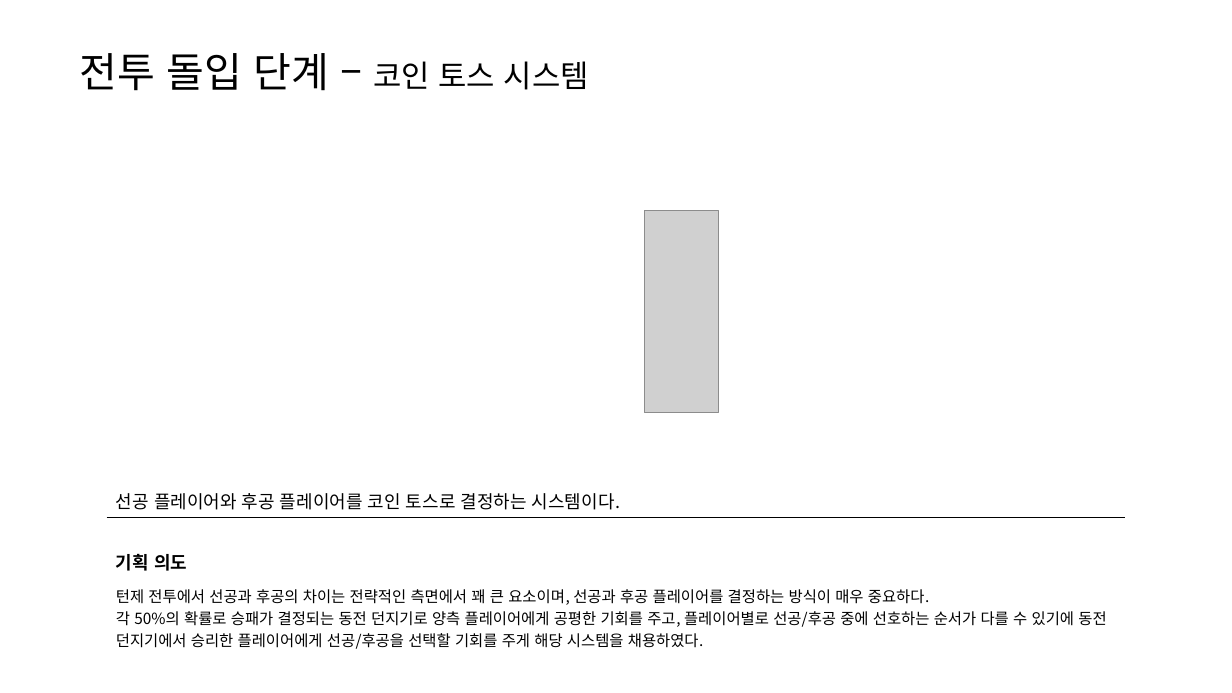
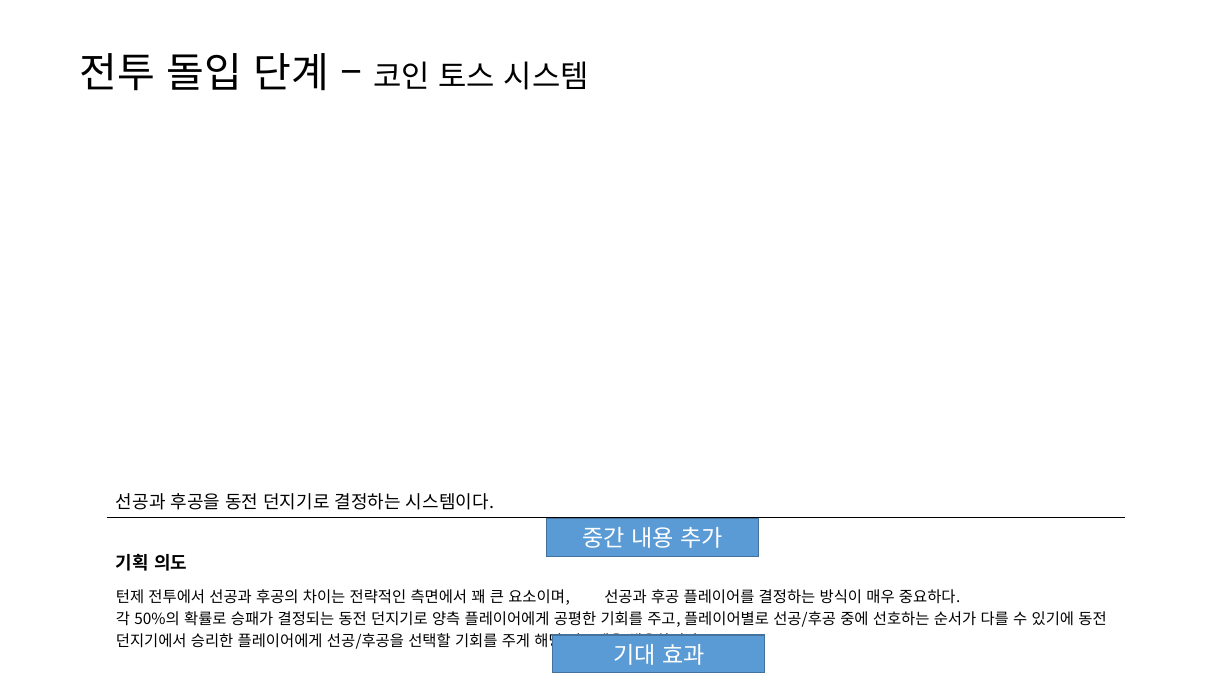
Before and after one commit to yjk0401/unityenginebasic_9th, a slide deck: slide 5 of 기획/체스/체스 전투 시스템 기획서.pptx. Drawn at 1232x693 pixels with LibreOffice and Linux fonts; fonts in the diff are those of the drawing; grey boxes stand for pictures. Boxes give left, top, right and bottom in pixels: in the first picture for what was removed or moved away, otherwise in the second. Text is boxed around its words. In the diff, an @@ line names an element or a change of style, - is before the commit and + after.

```diff
--- a/기획/체스/체스 전투 시스템 기획서.pptx
+++ b/기획/체스/체스 전투 시스템 기획서.pptx
@@ picture removed at [644, 211, 718, 413] @@
@@ table at [106, 482, 1125, 655] @@
-row 1, column 1: 선공 플레이어와 후공 플레이어를 코인 토스로 결정하는 시스템이다.
+row 1, column 1: 선공과 후공을 동전 던지기로 결정하는 시스템이다.
@@ rectangle added at [547, 518, 760, 556], fill #5B9BD5, outline #43739E 1 pt, 18 pt, text #FFFFFF @@
+중간 내용 추가
@@ rectangle added at [553, 635, 765, 673], fill #5B9BD5, outline #43739E 1 pt, 18 pt, text #FFFFFF @@
+기대 효과
```
Also in this commit, not shown: 8 other slides changed, 1 slide added, 1 slide removed, 1 other file.
